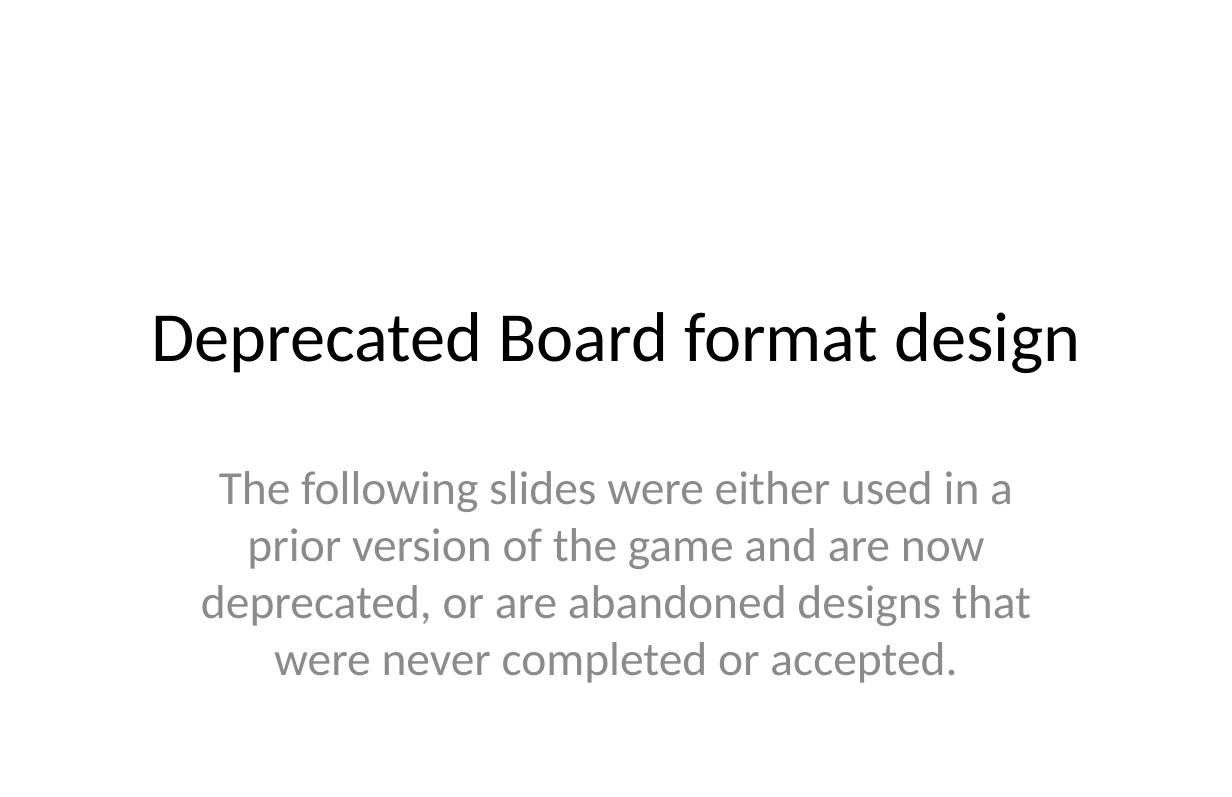
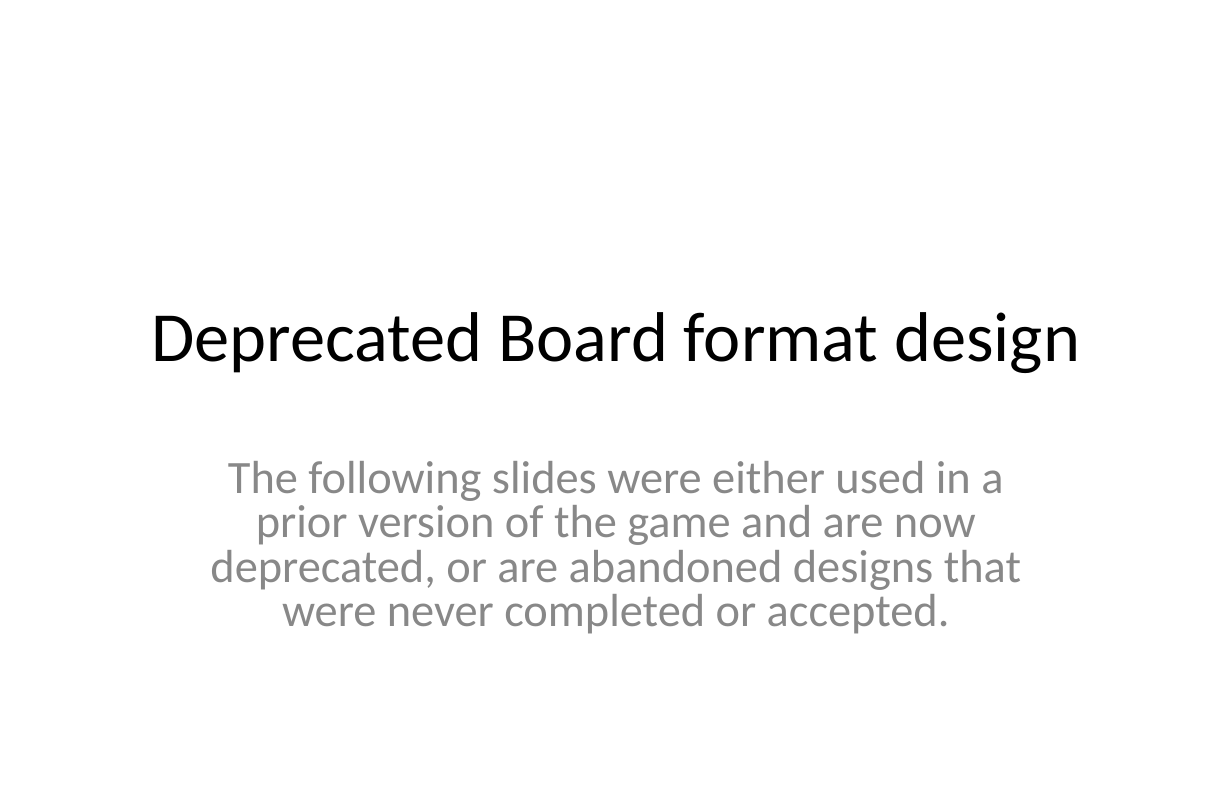
Before and after one commit to quikdraw2700/ScrumTheBoardGame, a slide deck: slide 7 of Docs/Scrum board game design.pptx (slide 5 before the commit). Drawn at 1232x797 pixels with LibreOffice and Linux fonts; fonts in the diff are those of the drawing. Boxes give left, top, right and bottom in pixels: in the first picture for what was removed or moved away, otherwise in the second. Text is boxed around its words. In the diff, an @@ line names an element or a change of style, - is before the commit and + after.

Commit message:
Cleaned up Game Board
Added a proposed incremental update to game board and added version number to bottom right corner (v.0.7) in this case. Cleaned up text, capitalization and punctuation to be more consistent.

```diff
--- a/Docs/Scrum board game design.pptx
+++ b/Docs/Scrum board game design.pptx
@@ subtitle "The following slides were either ..." at [210,461,1021,634]: size 47.2 to 46.1 pt, text colour #8C8C8C to #888888; line spacing 1 to 0.8; more space between paragraphs @@
```
Also in this commit, not shown: 11 other slides changed, 2 slides added.
